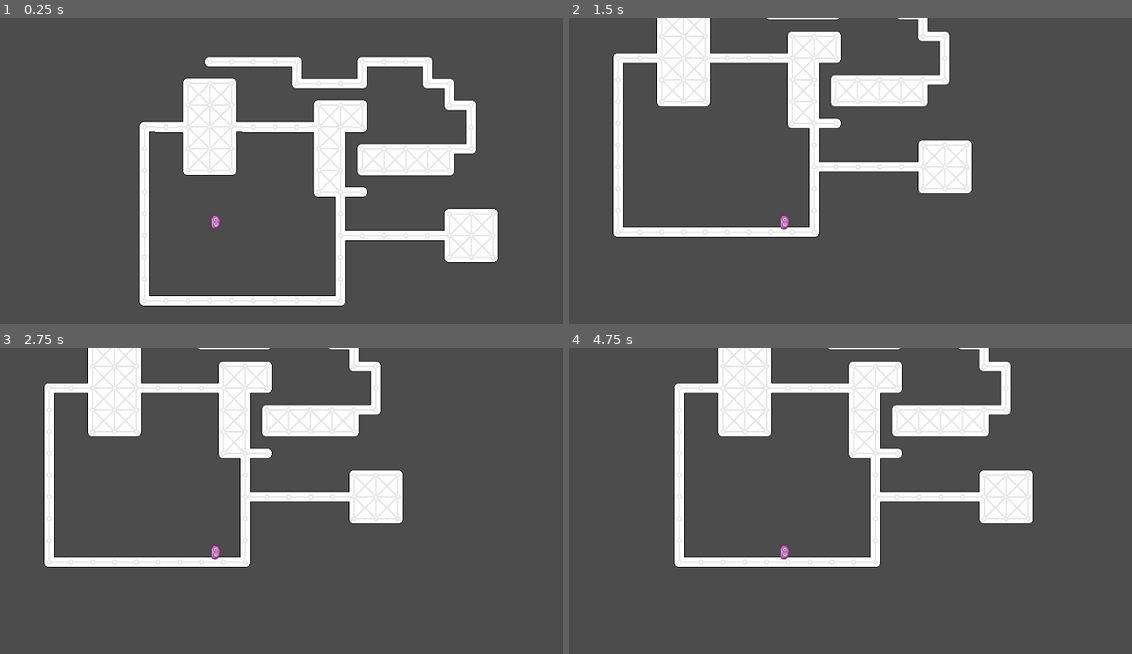
Above: before the commit, frames 1-4 (two rows, left to right).
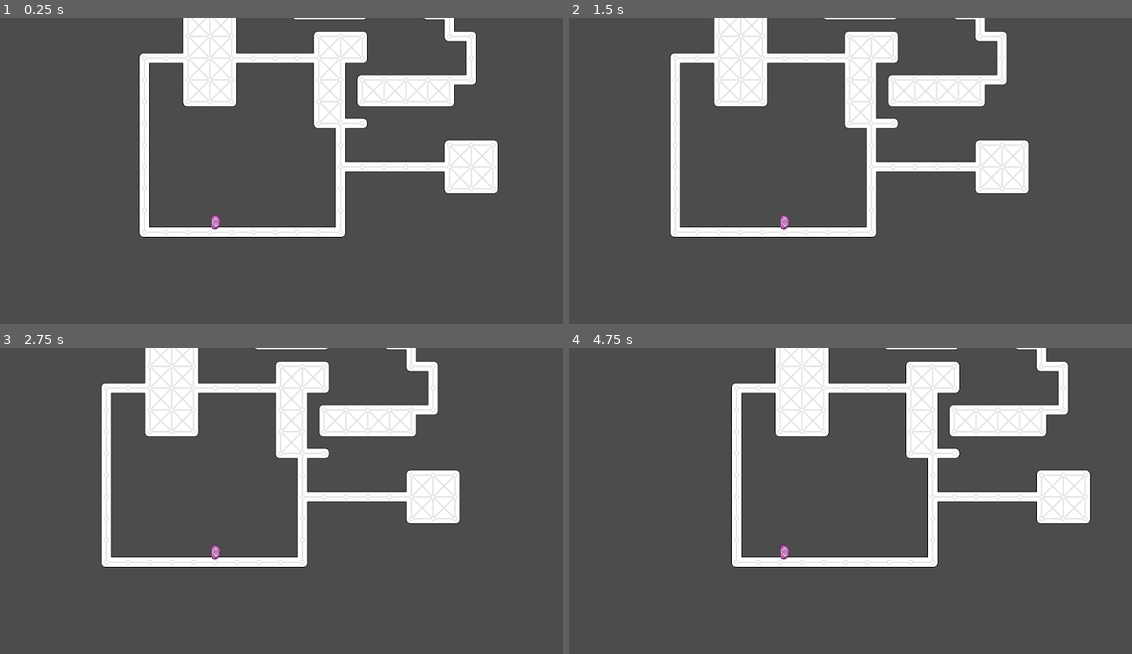
Above: after the commit, the same moments.

Repository: vinpogo/gd_Blob
Game: Godot game, scene res://World.tscn
The game is run twice, just before and just after one commit, with the same random seed, the same clock (stepped at 60 frames per second) and the same inputs.
Inputs (mouse positions are in pixels of both pictures, inside the frame that each line leads up to):
- Up to frame 1 (0.25 s): no input
- Up to frame 2 (1.5 s): tap Enter (ui_accept) at 0.5, 0.6, 1.25, 1.35 s; move the mouse to (934, 201) at 0.52 s; click (934, 201) at 0.77 s; move the mouse to (642, 241) at 1.27 s
- Up to frame 3 (2.75 s): click (73, 571) at 1.52 s; tap Enter (ui_accept) at 2, 2.1 s; move the mouse to (287, 461) at 2.02 s
- Up to frame 4 (4.75 s): tap Enter (ui_accept) at 2.75, 2.85, 3.5, 3.6, 4.25, 4.35 s; move the mouse to (749, 632) at 2.77 s; click (749, 632) at 3.02 s; move the mouse to (991, 614) at 3.52 s; click (991, 614) at 3.77 s; move the mouse to (574, 491) at 4.27 s; click (574, 491) at 4.52 s

The runs differ from the first frame. In frame 1, 21% of the frame differs, in the area x 24-89%, y 0-95%; in frame 2, 19%; in frame 3, 19%; in frame 4, 19%.

Commit message:
camera rotation

Diff:
--- a/MainCamera.gd
+++ b/MainCamera.gd
@@ -5,18 +5,20 @@
 # var b = "text"
 var lastRotation = Vector2(0,1)
 var newRotation = Vector2()
+var ruRotation = 0
+var isRotating = false
 
 # Called when the node enters the scene tree for the first time.
 func _ready():
 	pass # Replace with function body.
 
 # Called every frame. 'delta' is the elapsed time since the previous frame.
-#func _process(delta):
-#	pass
+func _process(delta):
 
-func _on_Blob_switchGravity(dir):
-	newRotation = Vector2(round(dir.x), round(dir.y))
+	pass
 
-	if newRotation.x != lastRotation.x && newRotation.y != lastRotation.y:
-		rotate(lastRotation.angle_to(newRotation))
-		lastRotation = newRotation
+func _on_Blob_switchGravity(old_dir, dir):
+	rotate(old_dir.angle_to(dir))
+#		isRotating = true
+	lastRotation = newRotation
+	print(old_dir, dir)
--- a/World.tscn
+++ b/World.tscn
@@ -23,7 +23,6 @@
 
 [node name="MainCamera" type="Camera2D" parent="Players/Blob"]
 rotation = -1.54036
-scale = Vector2( 1, 1 )
 rotating = true
 current = true
 script = ExtResource( 3 )
--- a/objects/player/Player.gd
+++ b/objects/player/Player.gd
@@ -10,13 +10,17 @@
 var velocity = Vector2(0,0)
 var gravity_dir = Vector2(0,1)
 
+var newCollide
+var oldCollide
+
 signal switchGravity
 
 func is_touching():
 	return onFloor
 
 func _ready():
-	pass
+	newCollide = move_and_collide(Vector2(0.1,0))
+	oldCollide = move_and_collide(Vector2(-0.1,0))
 
 func jump(dir):
 	onFloor = false
@@ -33,7 +37,6 @@
 	if Input.is_action_pressed("jump") && !is_falling_down():
 		return JUMP_FACTOR
 	elif is_touching():
-		velocity = Vector2(0,0)
 		return 1
 	else:
 		return 1
@@ -41,21 +44,25 @@
 func is_falling_down():
 	return velocity.normalized().dot(gravity_dir.normalized()) > 0
 
-
-
 func _process(delta):
 	inputHandler()
 	velocity += (gravity_dir * GRAVITY * gravityFactor()) * delta
+	newCollide = move_and_collide(velocity)
+	if (newCollide != oldCollide):
+		if newCollide:
+			land()
+		oldCollide = newCollide
 
+func land():
+	onFloor = true
+	velocity = Vector2(0,0)
+	emit_signal("switchGravity", -gravity_dir,  newCollide.normal)
 
-	var collide = move_and_collide(velocity)
-
-	if collide:
-		emit_signal("switchGravity", collide.normal)
-		gravity_dir = -collide.normal
-		onFloor = true
-
+	gravity_dir.x = round(-newCollide.normal.x)
+	gravity_dir.y = round(-newCollide.normal.y)
 
 func inputHandler():
 	if Input.is_action_just_pressed("jump"):
 		jumpHandler()
+	if Input.is_action_just_pressed("ui_accept"):
+		print(gravity_dir)
